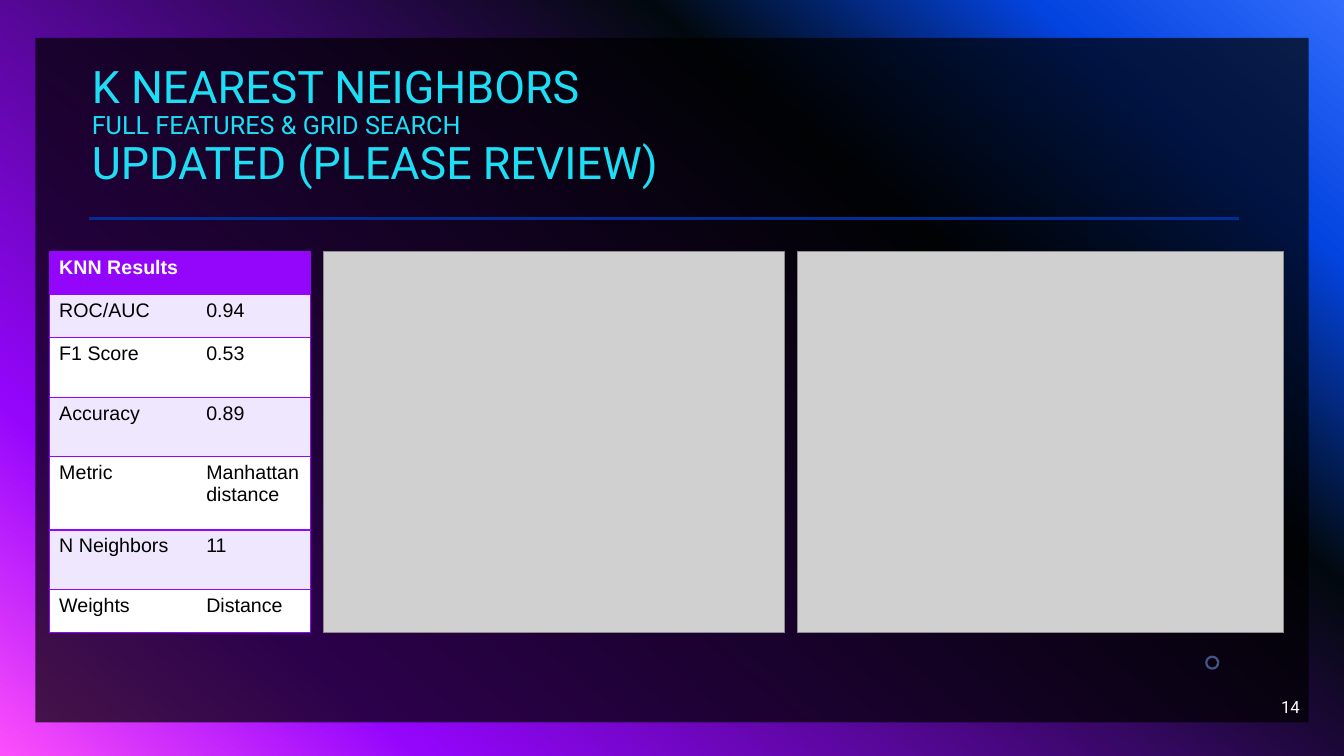
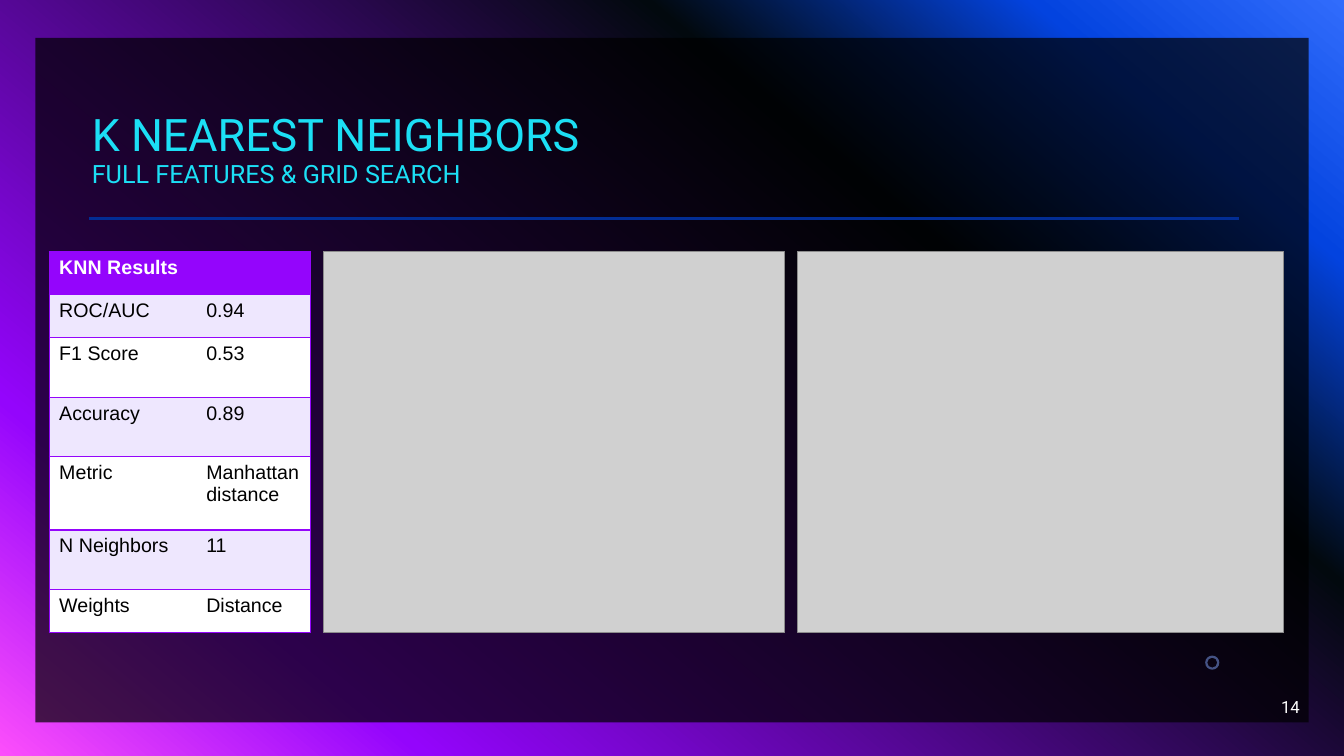
Before and after one commit to erin-valdes/EN625.742_group_project, a slide deck: slide 14 of Presentation_Final_V2.pptx. Drawn at 1344x756 pixels with LibreOffice and Linux fonts; fonts in the diff are those of the drawing; grey boxes stand for pictures. Boxes give left, top, right and bottom in pixels: in the first picture for what was removed or moved away, otherwise in the second. Text is boxed around its words. In the diff, an @@ line names an element or a change of style, - is before the commit and + after.

```diff
--- a/Presentation_Final_V2.pptx
+++ b/Presentation_Final_V2.pptx
@@ title at [92, 118, 579, 184]: text changed; size 32 to 18 pt @@
-K NEAREST NEIGHBORS
-FULL FEATURES & GRID SEARCH
-UPDATED (PLEASE REVIEW)
+K NEAREST NEIGHBORS
+FULL FEATURES & GRID SEARCH
```
Also in this commit, not shown: 4 other slides changed.
